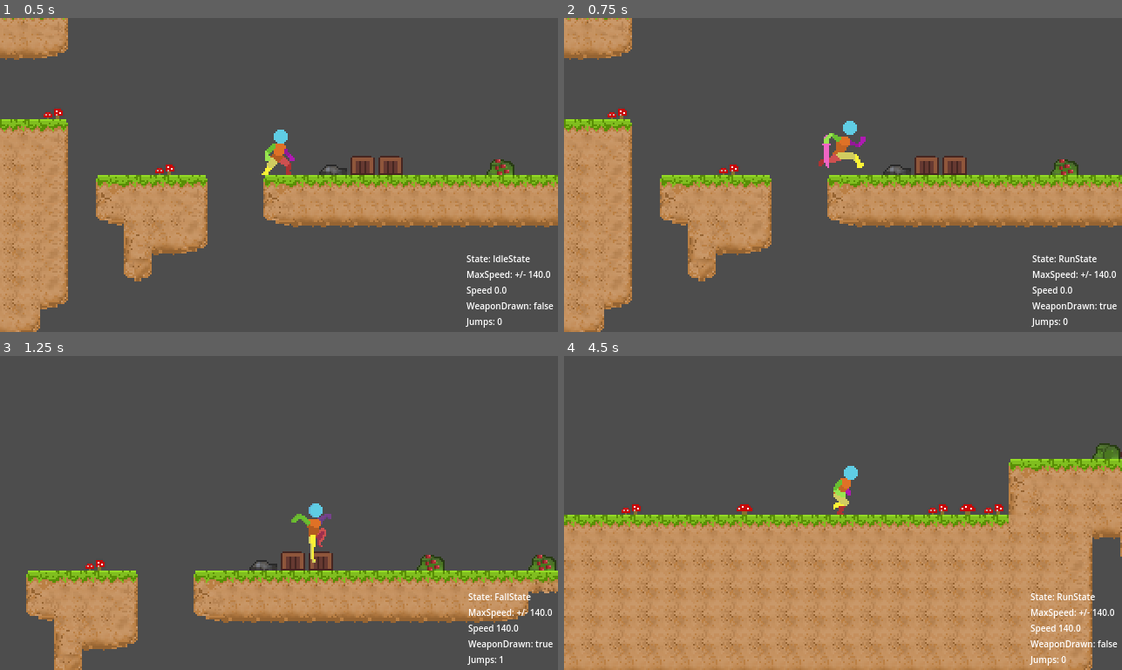
Above: before the commit, frames 1-4 (two rows, left to right).
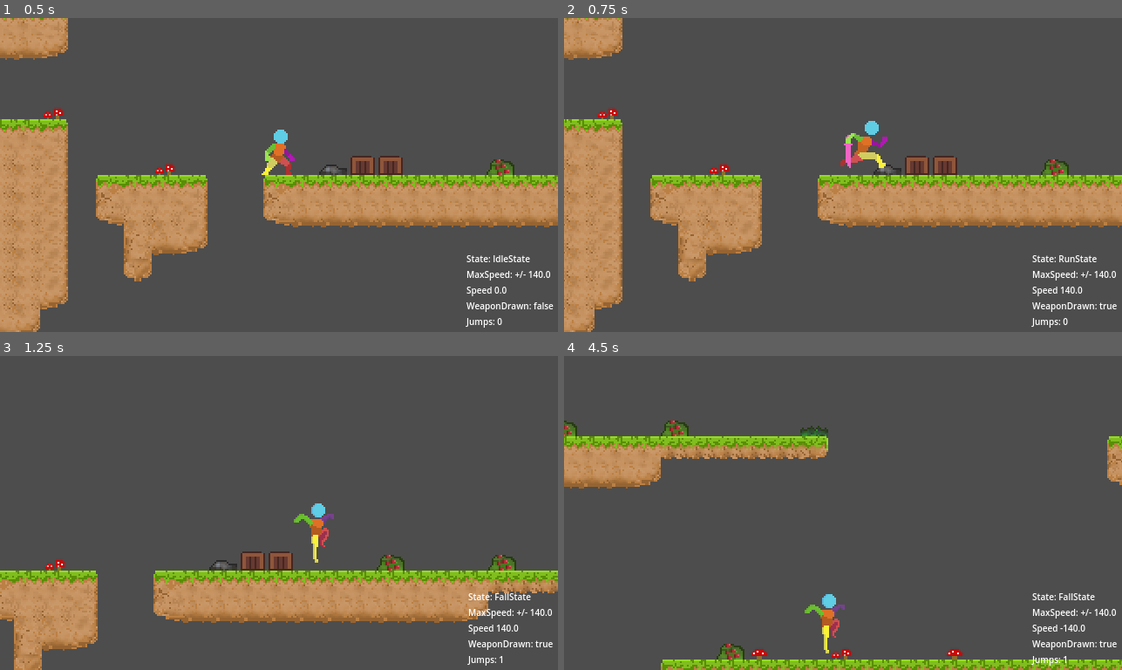
Above: after the commit, the same moments.

Repository: deanblackborough/godot-platformer
Game: Godot game, scene res://Scenes/Game.tscn
Two runs of this game, one before a commit and one after it. Both use one fixed random seed, a clock stepped at 60 frames per second and the inputs below.
Inputs:
- Up to frame 1 (0.5 s): no input
- Up to frame 2 (0.75 s): hold D (moveRight) from 0.53 s (still down); tap G (toggleWeapon) at 0.6 s
- Up to frame 3 (1.25 s): keep holding D (moveRight); tap Space (jump) at 0.77 s
- Up to frame 4 (4.5 s): tap G (toggleWeapon) every 0.75 s from 1.35 to 4.35 s; tap Space (jump) at 1.52, 3.02, 3.77 s; release D (moveRight) at 2.03 s; hold A (moveLeft) 2.03-2.78 s; hold D (moveRight) 2.78-4.28 s; hold A (moveLeft) from 4.28 s (still down)

Frame 1 is identical in both runs. In frame 2, 9.2% of the frame differs, in the area x 0-100%, y 0-100%; in frame 3, 11%; in frame 4, 57%, in the area x 0-100%, y 20-100%.
Error before the commit: Invalid access to property or key 'player_acceleration_ground' on a base object of type 'CharacterBody2D (Player)'. (res://Scripts/Player/States/RunState.gd:19)

Commit message:
Revert "Tweaking acceleration"
This reverts commit 3b76d2824352d1fc330d30db68166e410565349c.

Diff:
--- a/Scripts/Player/Player.gd
+++ b/Scripts/Player/Player.gd
@@ -8,10 +8,7 @@
 @export var world_terminal_velocity: float = 525
 
 @export var player_max_speed: float = 140.0
-
-@export var player_acceleration_gorund: int = 1500
-@export var player_deacceleration_gorund: int = 1800
-
+@export var player_acceleration: int = 1500
 @export var player_jump_force: float = -450
 @export var player_max_jumps: int = 1
 
--- a/Scripts/Player/States/RunState.gd
+++ b/Scripts/Player/States/RunState.gd
@@ -16,7 +16,7 @@
 
 	var direction = Input.get_axis("moveLeft", "moveRight")
 	var target_speed = player.player_max_speed * direction
-	player.velocity.x = move_toward(player.velocity.x, target_speed, player.player_acceleration_ground * delta)
+	player.velocity.x = move_toward(player.velocity.x, target_speed, player.player_acceleration * delta)
 	player.debug_speed.text = "Speed %s " % str(player.velocity.x)
 
 	if direction == 0:
@@ -35,7 +35,6 @@
 		return
 
 	if player.is_on_floor():
-		player.velocity.y = 0
 		player.player_jumps = 0
 
 	if Input.is_action_just_pressed("jump"):
